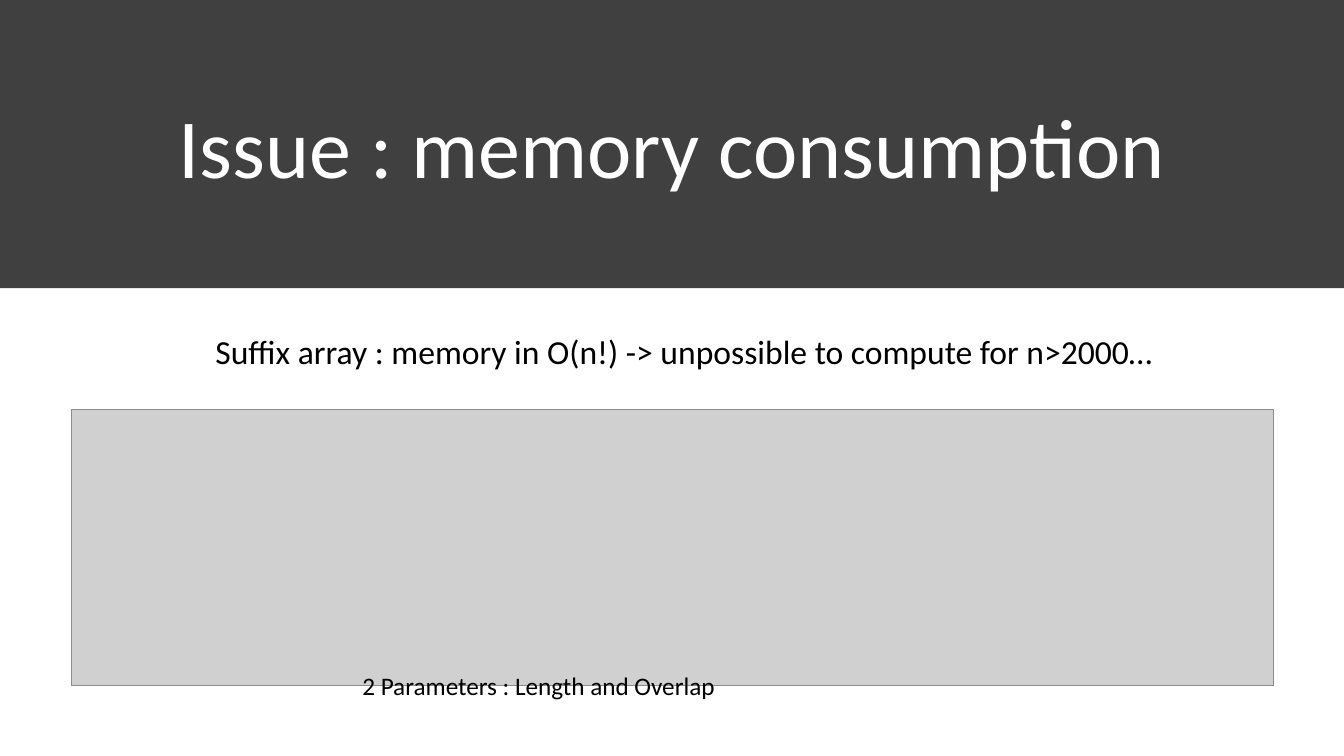
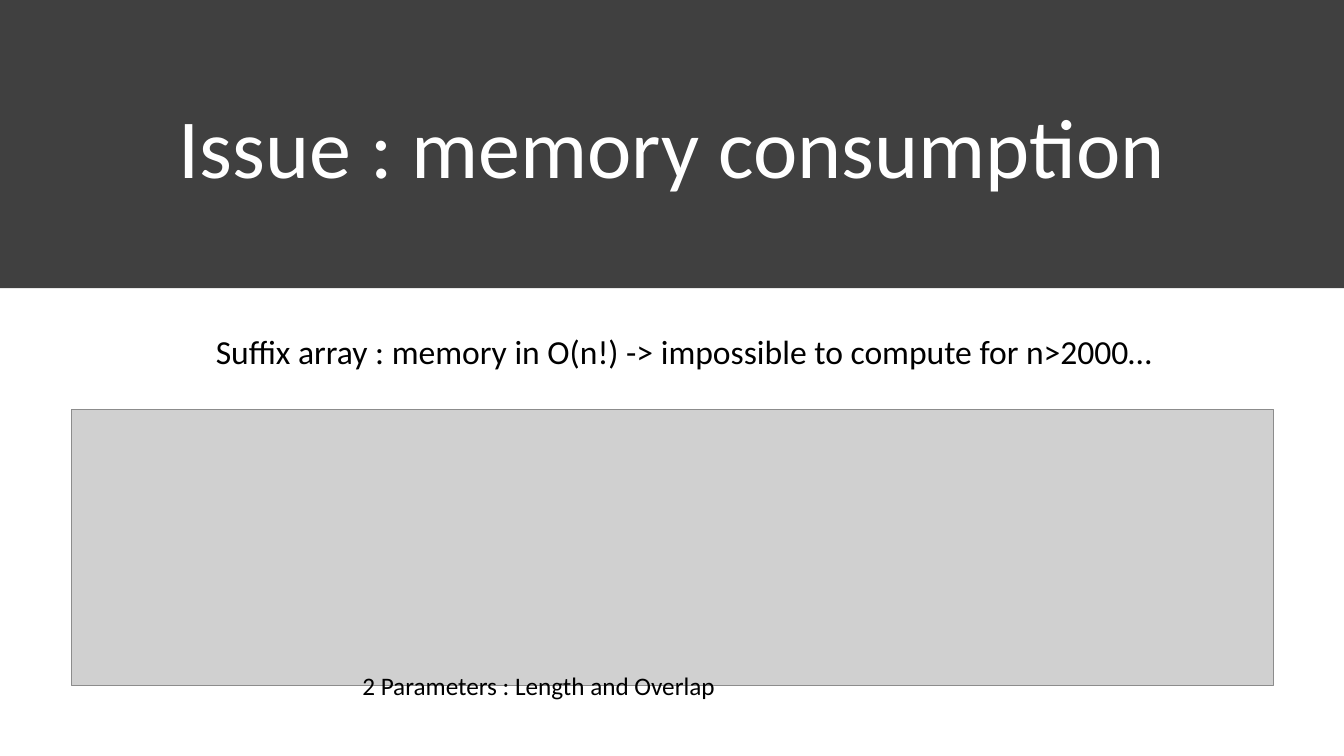
Before and after one commit to Coohrentiin/Index-structure-and-mapping, a slide deck: slide 15 of EXAM-Genome mapping.pptx (slide 17 before the commit). Drawn at 1344x756 pixels with LibreOffice and Linux fonts; fonts in the diff are those of the drawing; grey boxes stand for pictures. Boxes give left, top, right and bottom in pixels: in the first picture for what was removed or moved away, otherwise in the second. Text is boxed around its words. In the diff, an @@ line names an element or a change of style, - is before the commit and + after.

```diff
--- a/EXAM-Genome mapping.pptx
+++ b/EXAM-Genome mapping.pptx
@@ text at <box>216,339,1152,370</box>: text changed @@
-Suffix array : memory in O(n!) -> unpossible to compute for n>2000…
+Suffix array : memory in O(n!) -> impossible to compute for n>2000…
```
Also in this commit, not shown: 4 other slides changed, 2 slides added, 4 slides removed, 1 other file.
